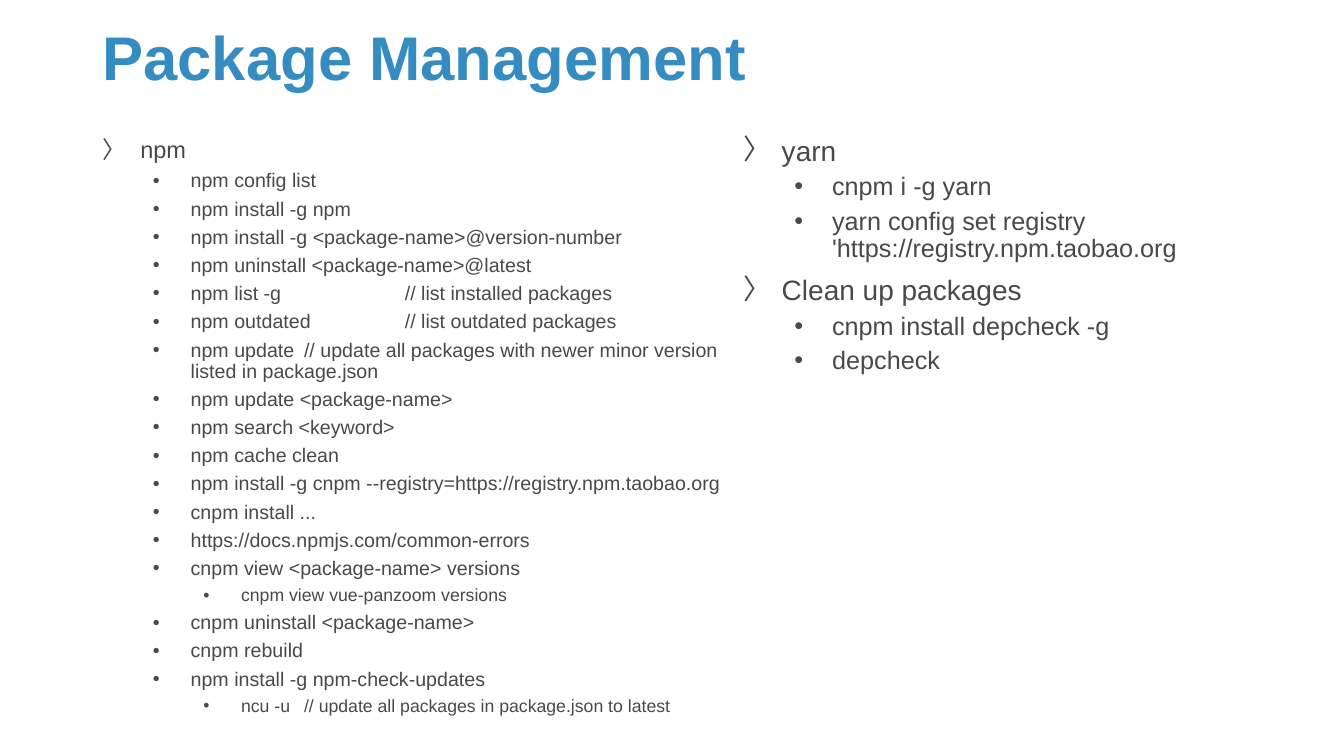
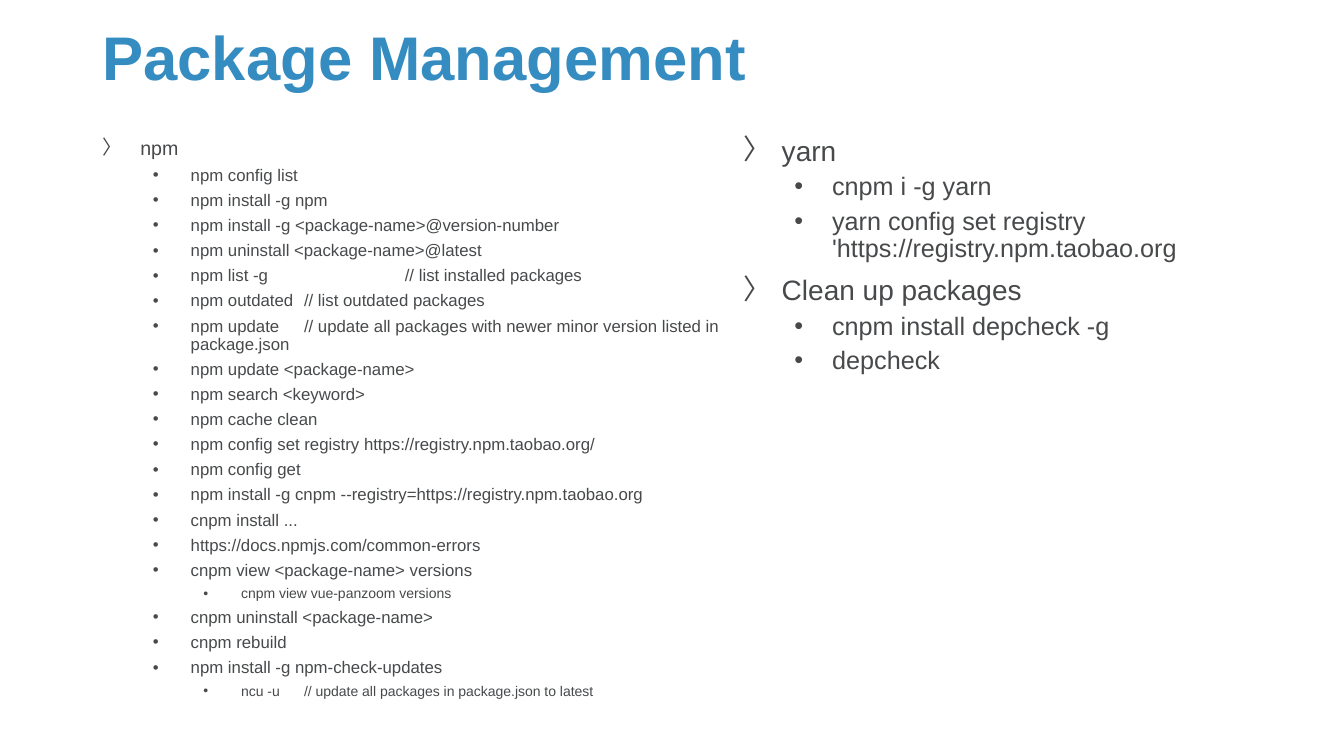
Before and after one commit to Sparks-Lu/TechNotes, a slide deck: slide 7 of Web/NodeJS-Notes.pptx. Drawn at 1344x756 pixels with LibreOffice and Linux fonts; fonts in the diff are those of the drawing; background and template pictures are left out. Boxes give left, top, right and bottom in pixels: in the first picture for what was removed or moved away, otherwise in the second. Text is boxed around its words. In the diff, an @@ line names an element or a change of style, - is before the commit and + after.

```diff
--- a/Web/NodeJS-Notes.pptx
+++ b/Web/NodeJS-Notes.pptx
@@ text at (140, 144, 719, 699): size 16.8 to 14 pt in "npm"; size 14 to 12 pt in "npm config list", "npm install -g npm", "npm install -g <package-name>@version-number", "npm uninstall <package-name>@latest" and 13 more places; size 12.6 to 10 pt in "cnpm view vue-panzoom versions", "ncu -u // update all packages in ..." @@
@@ text at (191, 438, 595, 479): paragraphs added @@
+  • npm config set registry https://registry.npm.taobao.org/
+  • npm config get
```
Also in this commit, not shown: 5 other files.
